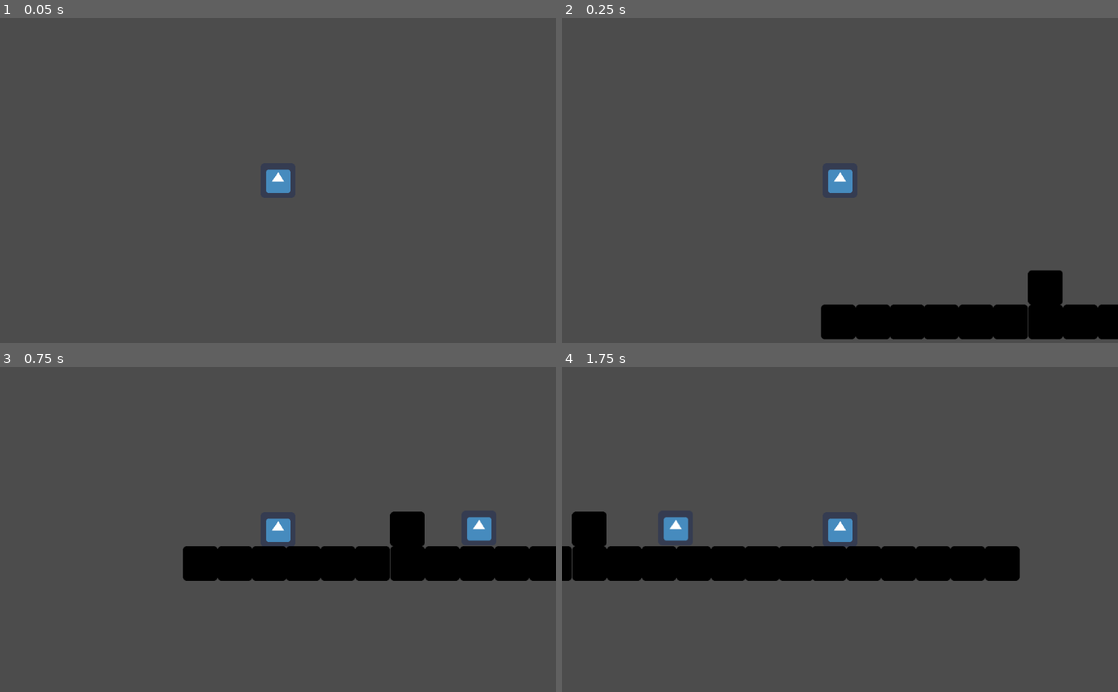
Above: before the commit, frames 1-4 (two rows, left to right).
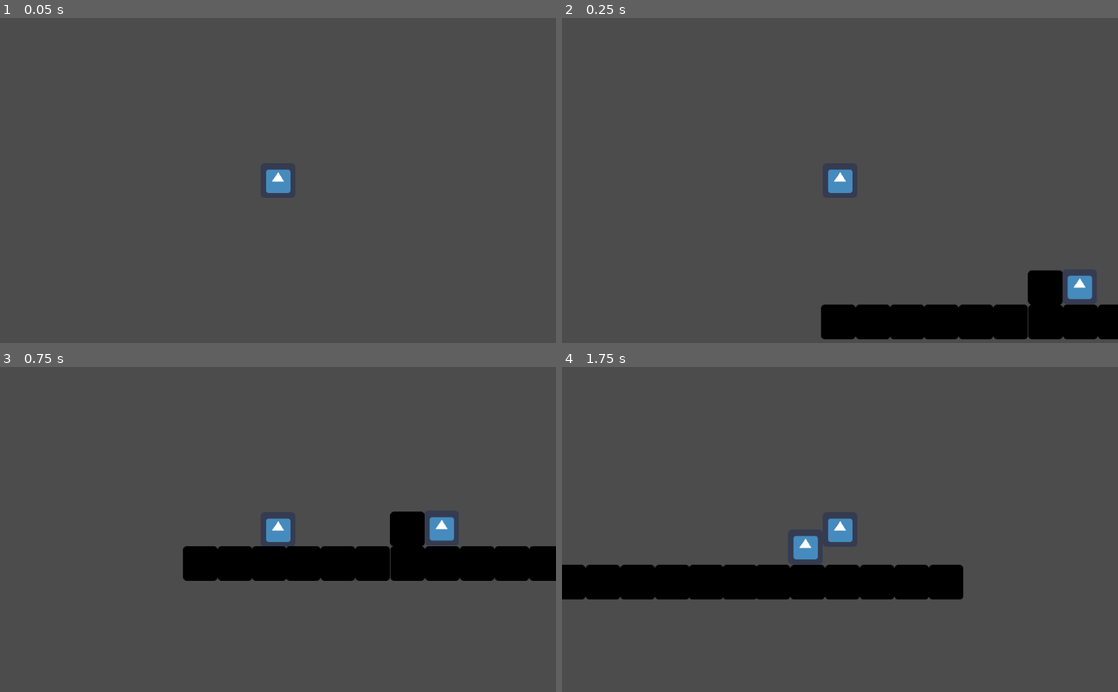
Above: after the commit, the same moments.

Repository: jorge-lc/gameJamProject
Game: Godot game, scene res://Movement.tscn
Two runs of this game, one before a commit and one after it. Both use one fixed random seed, a clock stepped at 60 frames per second and the inputs below. The engine's default icon, where the game draws it, is replaced by a stand-in: a white triangle on a blue panel in a dark square.
Inputs:
- Up to frame 1 (0.05 s): no input
- Up to frame 2 (0.25 s): no input
- Up to frame 3 (0.75 s): hold D (right) from 0.53 s (still down)
- Up to frame 4 (1.75 s): keep holding D (right); tap W (up) at 0.77, 1.52 s; tap Enter at 1.25 s

Frame 1 is identical in both runs. In frame 2, 0.3% of the frame differs, in the area x 90-96%, y 79-87%; in frame 3, 0.6%; in frame 4, 11%, in the area x 0-83%, y 44-72%.

Commit message:
Dinamic damage sprites for the Player

Diff:
--- a/Enemy.gd
+++ b/Enemy.gd
@@ -3,14 +3,20 @@
 onready var player = get_node("../Player")
 onready var enemy = get_node("../Enemy")
 var velocity = Vector2()
-var speed = 10000
+var speed = 1000
 
 
-func _process(_delta):
+func _process(delta):
 	if player.position.x > position.x:
 		velocity.x += speed
 	if player.position.x < position.x:
 		velocity.x -= speed
+	var collision = move_and_collide(velocity * delta)
+	if collision:
+		if collision.collider.name == "Player":
+			var reflect = collision.remainder.bounce(collision.normal)
+			velocity = velocity.bounce(collision.normal)
+			move_and_collide(reflect)
 
 func _physics_process(delta):
 	velocity = move_and_slide(velocity * delta)
--- a/Player.gd
+++ b/Player.gd
@@ -3,13 +3,15 @@
 var run_speed = 350
 var jump_speed = -1000
 var gravity = 2500
-
+var HP = 5
 var velocity = Vector2()
 
 var damage1 = preload("res://damage1.png")
 var damage2 = preload("res://damage2.png")
 var damage3 = preload("res://damage3.png")
 var damage4 = preload("res://damage4.png")
+var images = Array([damage1, damage2, damage3, damage4])
+onready var icon_sprite = get_node("../Player/icon")
 
 func get_input():
 	velocity.x = 0
@@ -24,14 +26,27 @@
 	if left:
 		velocity.x -= run_speed
 
+func hpCounter(Obj, Hp):
+	if Hp == 0:
+		print("Game Over")
+	elif Obj.collider.name == "Enemy":
+		HP -= 1
+		print(HP)
+		return HP
+
 func _physics_process(delta):
 	velocity.y += gravity * delta
 	get_input()
 	velocity = move_and_slide(velocity, Vector2(0, -1))
-
 	var collision = move_and_collide(velocity * delta)
 	if collision:
-		if collision.collider.name == "Enemy":
-			print(collision.collider.name)
-			var icon_sprite = get_node("../Player/icon")
-			icon_sprite.set_texture(damage1)
+		hpCounter(collision, HP)
+		match HP:
+			1:
+				icon_sprite.set_texture(damage4)
+			2:
+				icon_sprite.set_texture(damage3)
+			3:
+				icon_sprite.set_texture(damage2)
+			4:
+				icon_sprite.set_texture(damage1)
